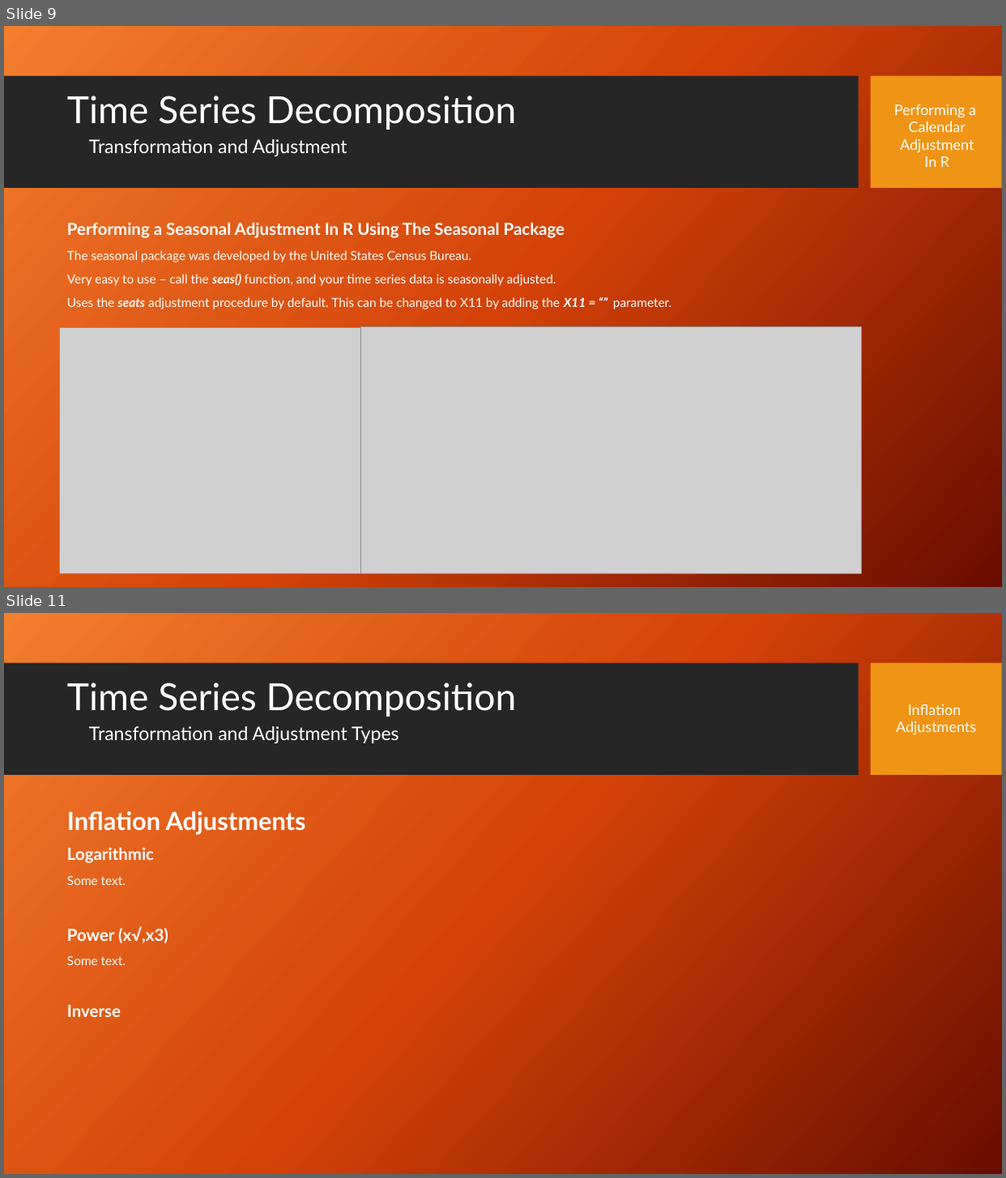
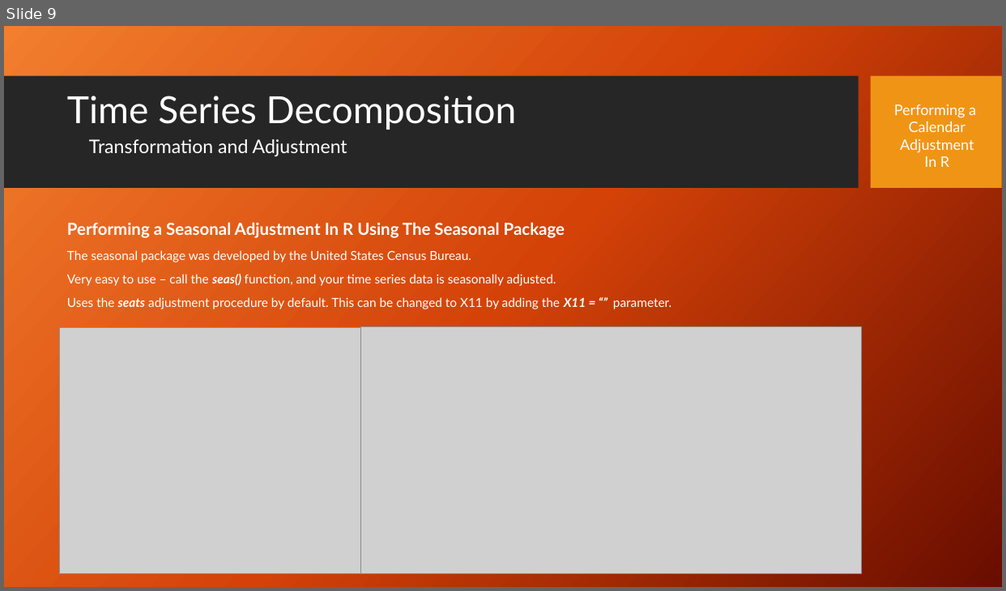
Before and after one commit to stephen-haslett/data-624, a slide deck: Data624TimeSeriesDecompPresentation.pptx. Shown one above the other, each under a label of ours: slides 9 and 11 before the commit, slide 9 after it; the slides between them are not shown. The pictures are 1006x1178 and 1006x591 pixels, drawn with LibreOffice and Linux fonts; fonts in the diff are those of the drawing; grey boxes stand for pictures; background and template pictures are left out. Boxes give left, top, right and bottom in pixels: in the first picture for what was removed or moved away, otherwise in the second. Text is boxed around its words. In the diff, an @@ line names an element or a change of style, - is before the commit and + after.

```diff
--- a/Data624TimeSeriesDecompPresentation.pptx
+++ b/Data624TimeSeriesDecompPresentation.pptx
@@ slide 11 removed at box(4, 613, 1002, 1174), background picture (left out); not listed: 2 template elements that a slide beside it also shows @@
@@ title removed at box(67, 683, 517, 717) @@
-Time Series Decomposition
@@ text removed at box(896, 705, 976, 735) @@
-Inflation
-Adjustments
@@ text removed at box(89, 726, 399, 743) @@
-Transformation and Adjustment Types
@@ text removed at box(67, 811, 306, 1017) @@
-Inflation Adjustments
-Logarithmic
-Some text.
-Power (x√,x3)
-Some text.
-Inverse
```
Also in this commit, not shown: 1 slide changed, 1 other slide removed.
